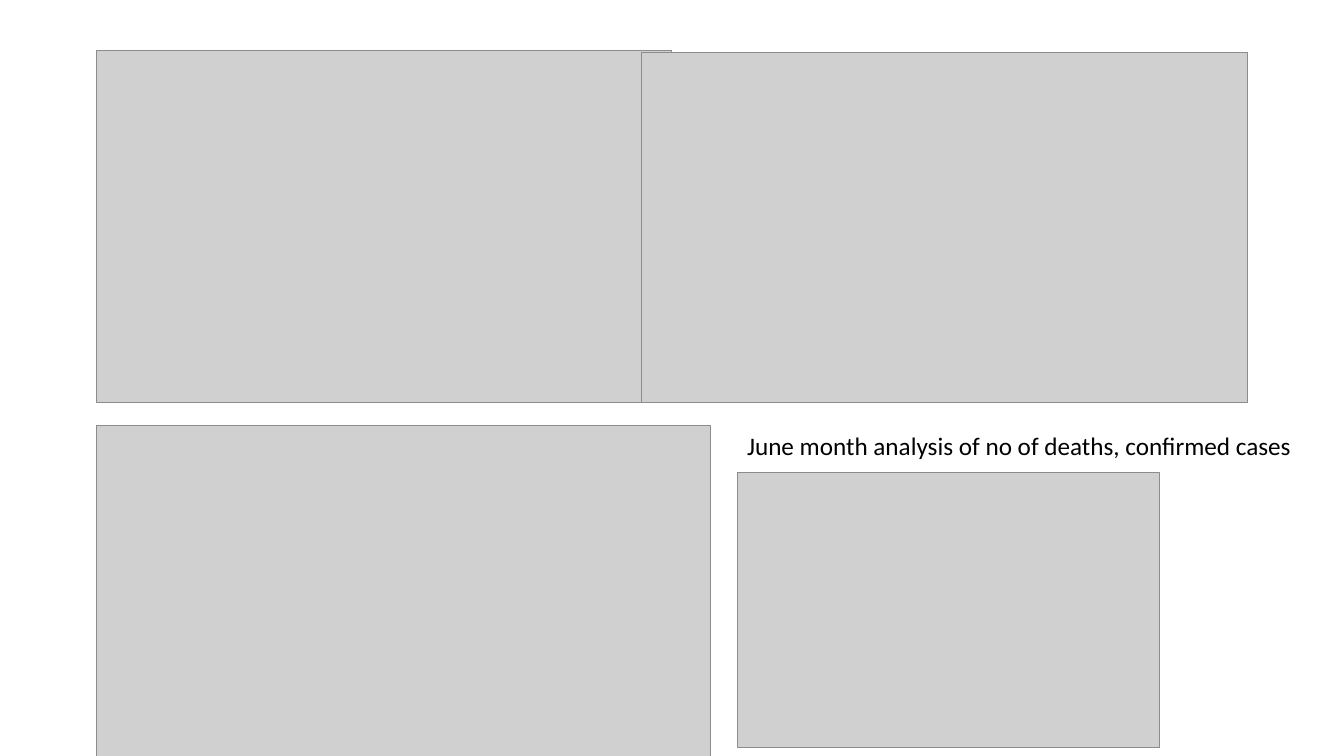
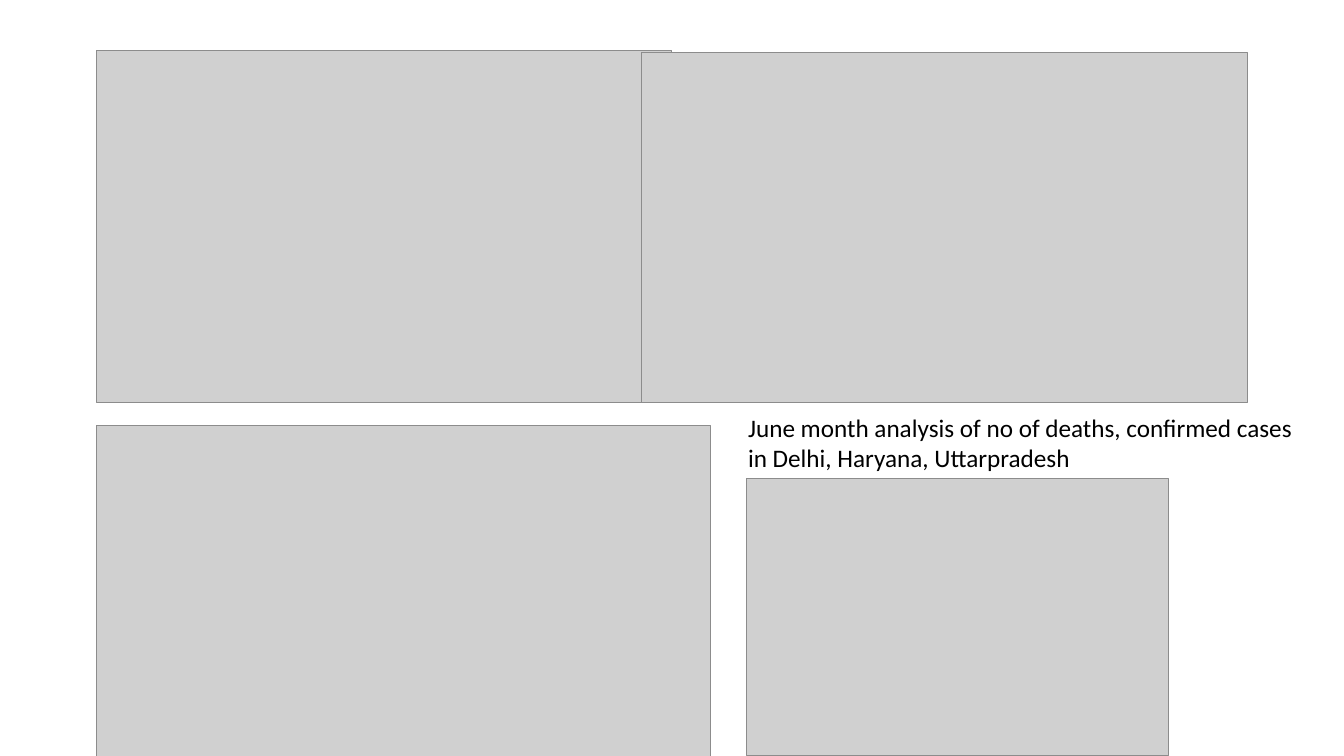
Before and after one commit to sonia-simran/MyCovidProject, a slide deck: slide 1 of covid analysis.pptx. Drawn at 1344x756 pixels with LibreOffice and Linux fonts; fonts in the diff are those of the drawing; grey boxes stand for pictures. Boxes give left, top, right and bottom in pixels: in the first picture for what was removed or moved away, otherwise in the second. Text is boxed around its words. In the diff, an @@ line names an element or a change of style, - is before the commit and + after.

Commit message:
Add files via upload
these 3 files are used for covid minor project  covid analysis.pptx, covid minor project, coviddelhinew.csv

```diff
--- a/covid analysis.pptx
+++ b/covid analysis.pptx
@@ text at (748, 419, 1292, 471): text changed @@
-June month analysis of no of deaths, confirmed cases
+June month analysis of no of deaths, confirmed cases in Delhi, Haryana, Uttarpradesh
@@ picture: place and size @@
-picture at (737, 472, 1159, 747)
+picture at (747, 479, 1170, 756)
```
Also in this commit, not shown: 1 other file.
